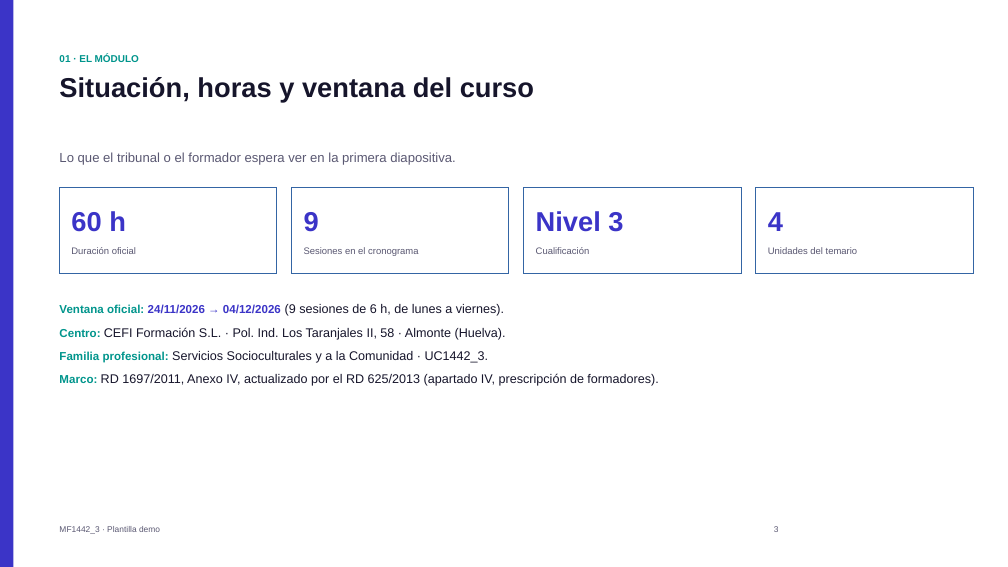
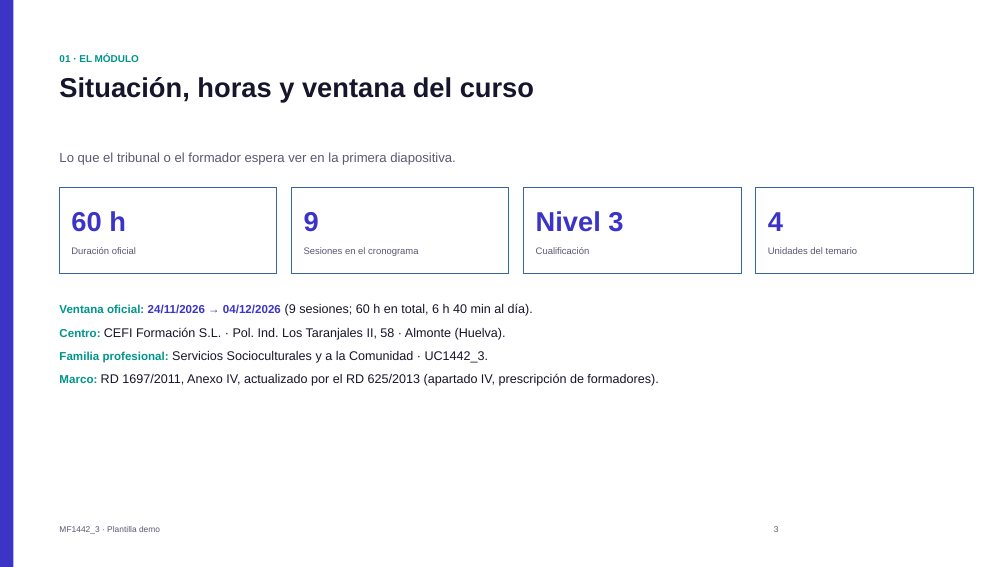
Before and after one commit to systemavworks/SSCE0110, a slide deck: slide 3 of MF1442_3/presentacion_demo_MF1442_3.pptx. Drawn at 1008x567 pixels with LibreOffice and Linux fonts; fonts in the diff are those of the drawing. Boxes give left, top, right and bottom in pixels: in the first picture for what was removed or moved away, otherwise in the second. Text is boxed around its words. In the diff, an @@ line names an element or a change of style, - is before the commit and + after.

Commit message:
docs(MF1442_3): plantillas con los 22 apartados y el reparto real por sesiones

```diff
--- a/MF1442_3/presentacion_demo_MF1442_3.pptx
+++ b/MF1442_3/presentacion_demo_MF1442_3.pptx
@@ text at (x1=59, y1=304, x2=533, y2=316): text changed @@
-Ventana oficial: 24/11/2026 → 04/12/2026 (9 sesiones de 6 h, de lunes a viernes).
+Ventana oficial: 24/11/2026 → 04/12/2026 (9 sesiones; 60 h en total, 6 h 40 min al día).
```
Also in this commit, not shown: 2 other slides changed, 8 other files.
